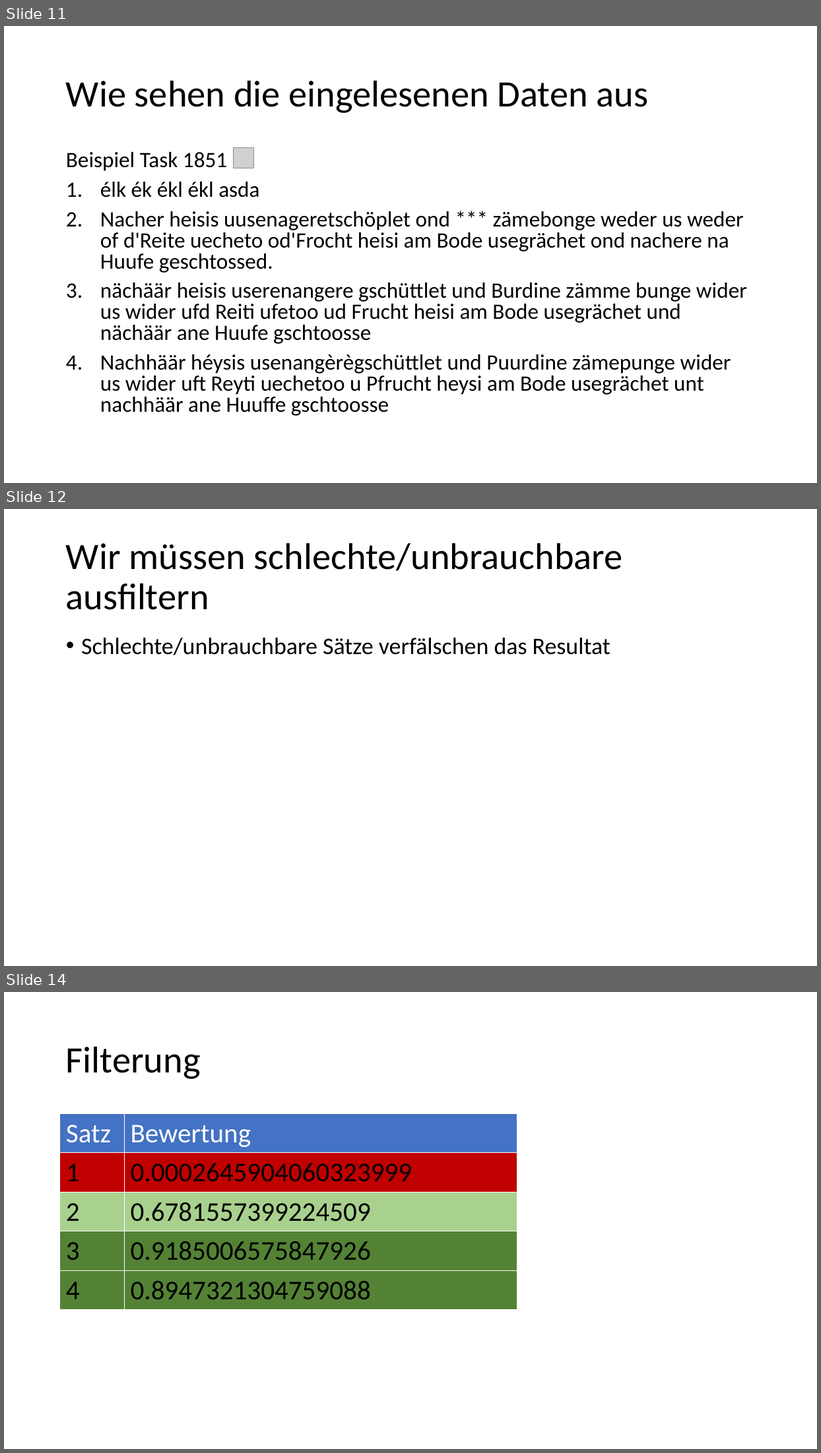
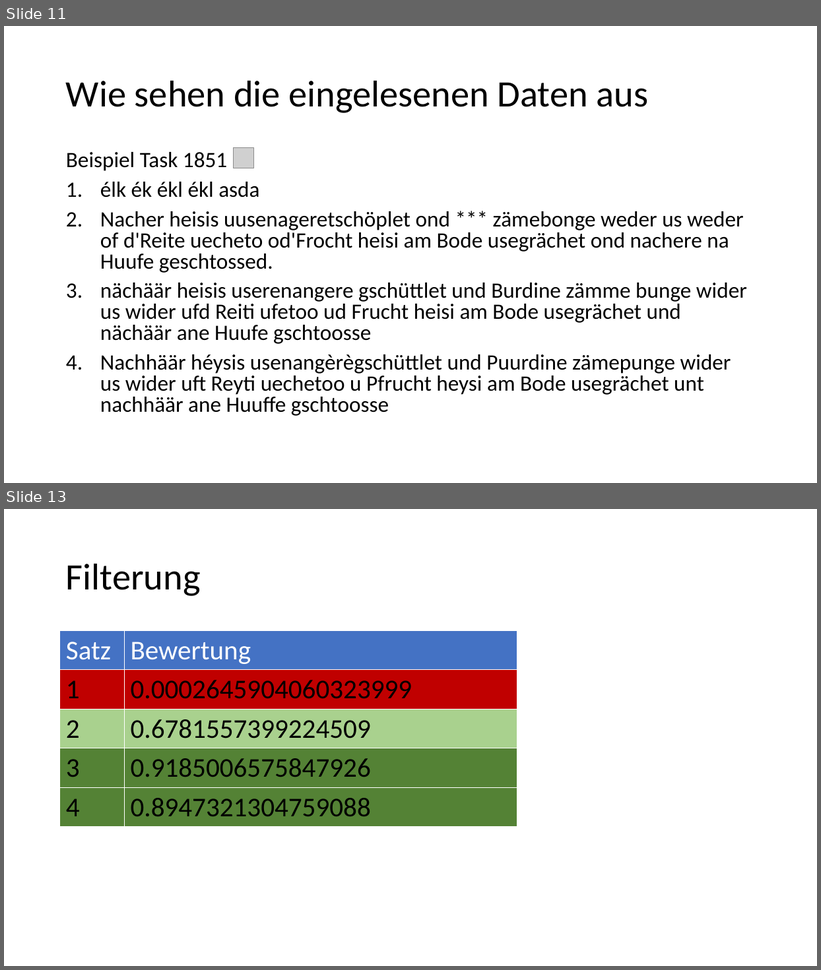
Before and after one commit to 837/ip5-nlp-ch, a slide deck: doc/IP5_Presentation.pptx. Shown one above the other, each under a label of ours: slides 11, 12 and 14 before the commit, slides 11 and 13 after it; the slides between them are not shown. The pictures are 821x1453 and 821x970 pixels, drawn with LibreOffice and Linux fonts; fonts in the diff are those of the drawing; grey boxes stand for pictures. Boxes give left, top, right and bottom in pixels: in the first picture for what was removed or moved away, otherwise in the second. Text is boxed around its words. In the diff, an @@ line names an element or a change of style, - is before the commit and + after.

```diff
--- a/doc/IP5_Presentation.pptx
+++ b/doc/IP5_Presentation.pptx
@@ slide 12 removed at [4,509,817,966], background #FFFFFF @@
@@ title removed at [66,543,623,610] @@
-Wir müssen schlechte/unbrauchbare ausfiltern
@@ text removed at [81,638,611,656] @@
-• Schlechte/unbrauchbare Sätze verfälschen das Resultat
@@ what was slide 14 is now slide 13 @@
```
Also in this commit, not shown: 2 slides changed, 3 slides added.
